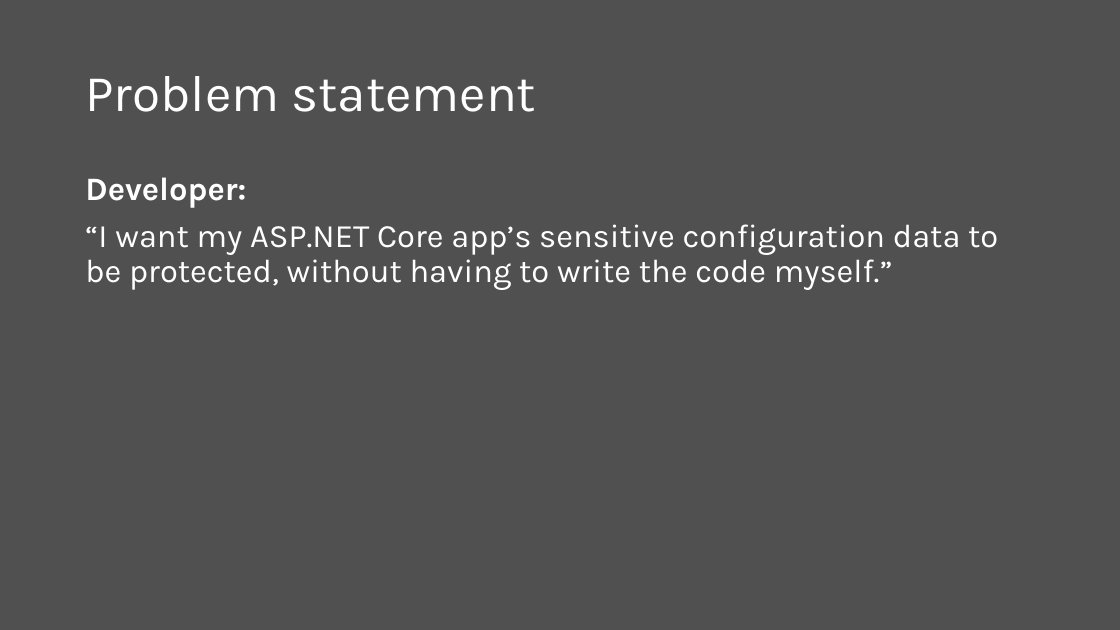
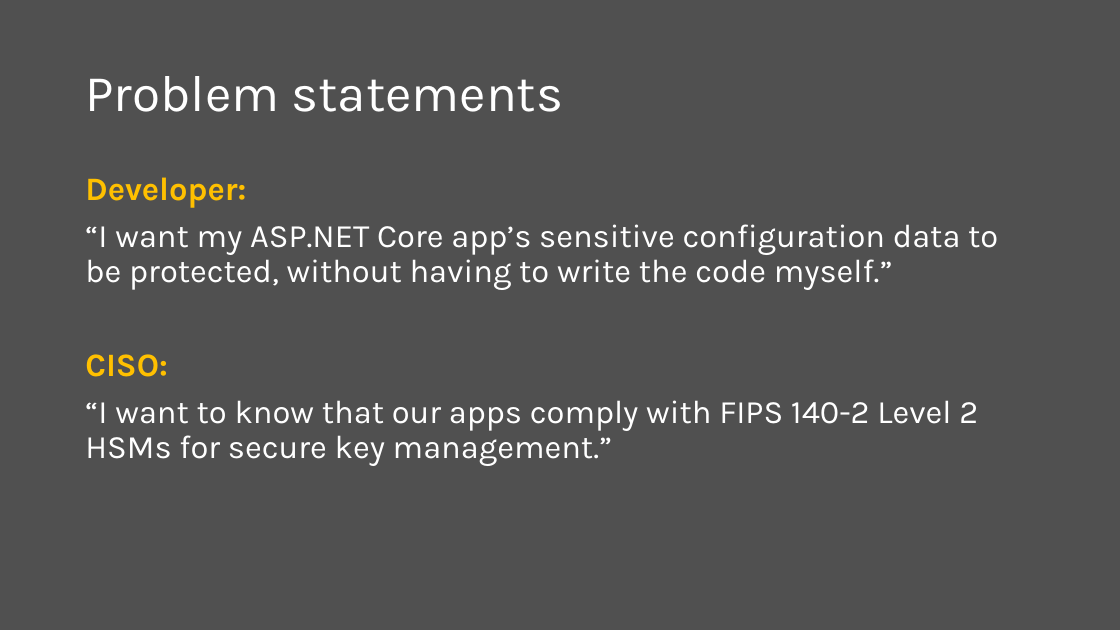
Before and after one commit to scottaddie/slide-decks, a slide deck: slide 6 of Protecting App Secrets.pptx. Drawn at 1120x630 pixels with LibreOffice and Linux fonts; fonts in the diff are those of the drawing. Boxes give left, top, right and bottom in pixels: in the first picture for what was removed or moved away, otherwise in the second. Text is boxed around its words. In the diff, an @@ line names an element or a change of style, - is before the commit and + after.

```diff
--- a/Protecting App Secrets.pptx
+++ b/Protecting App Secrets.pptx
@@ title at box(85, 76, 564, 112): text changed @@
-Problem statement
+Problem statements
@@ text at box(85, 177, 246, 208): text colour #FFFFFF to #FFC000 in "Developer:" @@
@@ text at box(85, 354, 978, 466): paragraphs added @@
+CISO:
+“I want to know that our apps comply with FIPS 140-2 Level 2 HSMs for secure key management.”
```
Also in this commit, not shown: 3 other slides changed.
